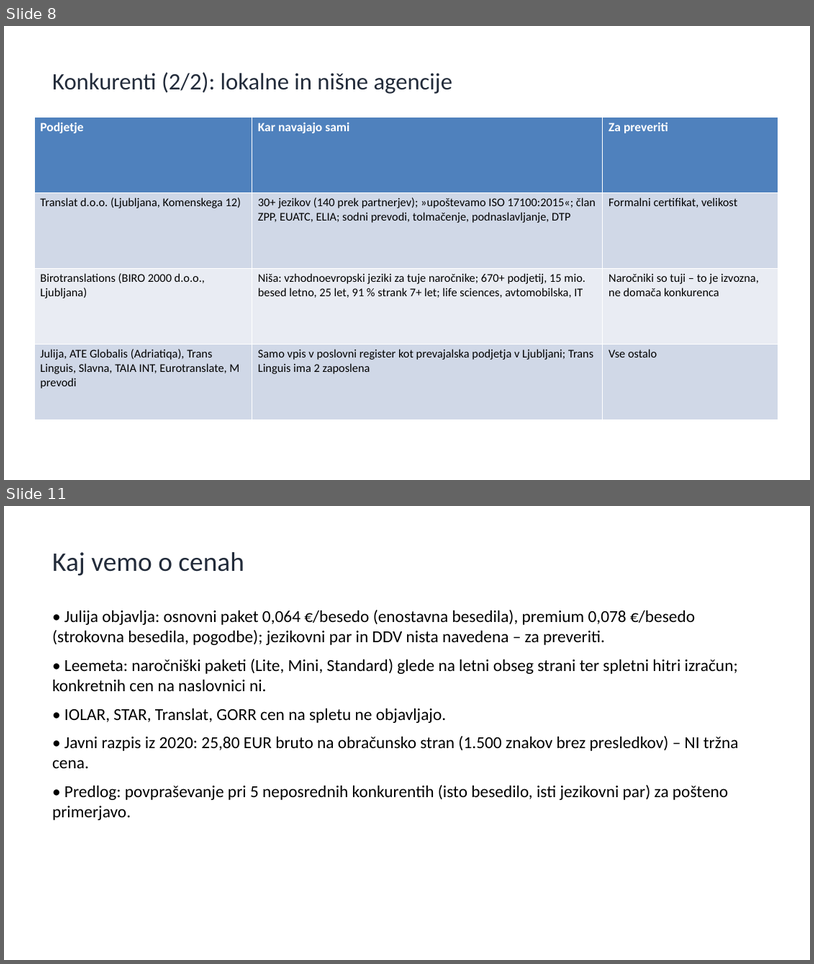
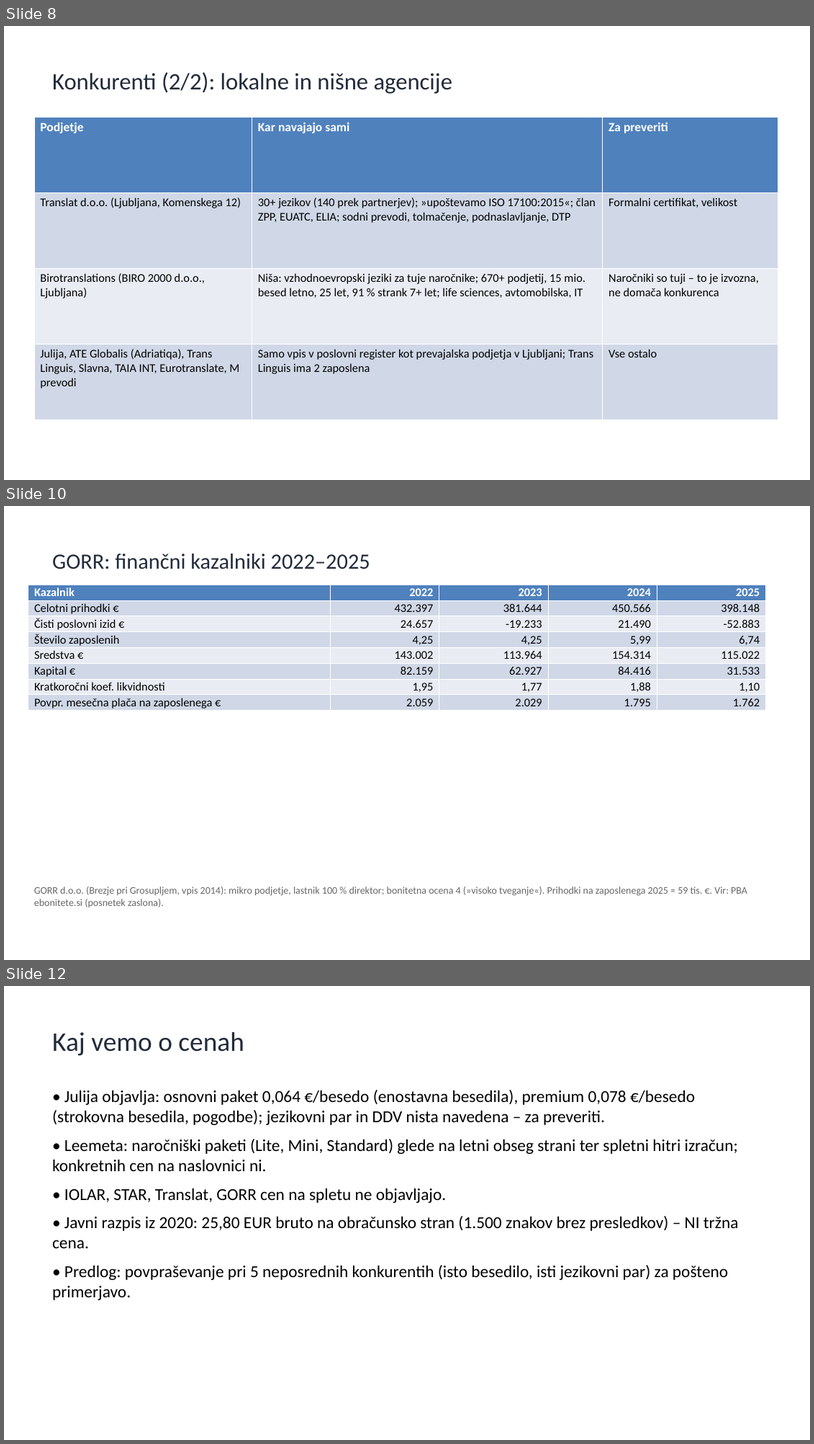
Before and after one commit to matjazambroz/github, a slide deck: analiza/analiza_konkurence_SI.pptx. Shown one above the other, each under a label of ours: slides 8 and 11 before the commit, slides 8, 10 and 12 after it; the slides between them are not shown. The pictures are 814x964 and 814x1444 pixels, drawn with LibreOffice and Linux fonts; fonts in the diff are those of the drawing. Boxes give left, top, right and bottom in pixels: in the first picture for what was removed or moved away, otherwise in the second. Text is boxed around its words. In the diff, an @@ line names an element or a change of style, - is before the commit and + after.

```diff
--- a/analiza/analiza_konkurence_SI.pptx
+++ b/analiza/analiza_konkurence_SI.pptx
@@ slide 10 added at (4, 506, 810, 960), background #FFFFFF @@
@@ title added at (52, 554, 370, 569), 26 pt, text #222B3A @@
+GORR: finančni kazalniki 2022–2025
@@ table added at (28, 584, 766, 711), 8 rows, 5 columns @@
+Kazalnik | 2022 | 2023 | 2024 | 2025
+Celotni prihodki € | 432.397 | 381.644 | 450.566 | 398.148
+Čisti poslovni izid € | 24.657 | -19.233 | 21.490 | -52.883
+Število zaposlenih | 4,25 | 4,25 | 5,99 | 6,74
+Sredstva € | 143.002 | 113.964 | 154.314 | 115.022
+Kapital € | 82.159 | 62.927 | 84.416 | 31.533
+Kratkoročni koef. likvidnosti | 1,95 | 1,77 | 1,88 | 1,10
+Povpr. mesečna plača na zaposlenega € | 2.059 | 2.029 | 1.795 | 1.762
@@ text added at (34, 886, 748, 907), 12 pt, text #666666 @@
+GORR d.o.o. (Brezje pri Grosupljem, vpis 2014): mikro podjetje, lastnik 100 % direktor; bonitetna ocena 4 (»visoko tveganje«). Prihodki na zaposlenega 2025 ≈ 59 tis. €. Vir: PBA ebonitete.si (posnetek zaslona).
@@ what was slide 11 is now slide 12 @@
```
Also in this commit, not shown: 4 slides changed, 1 other file.
